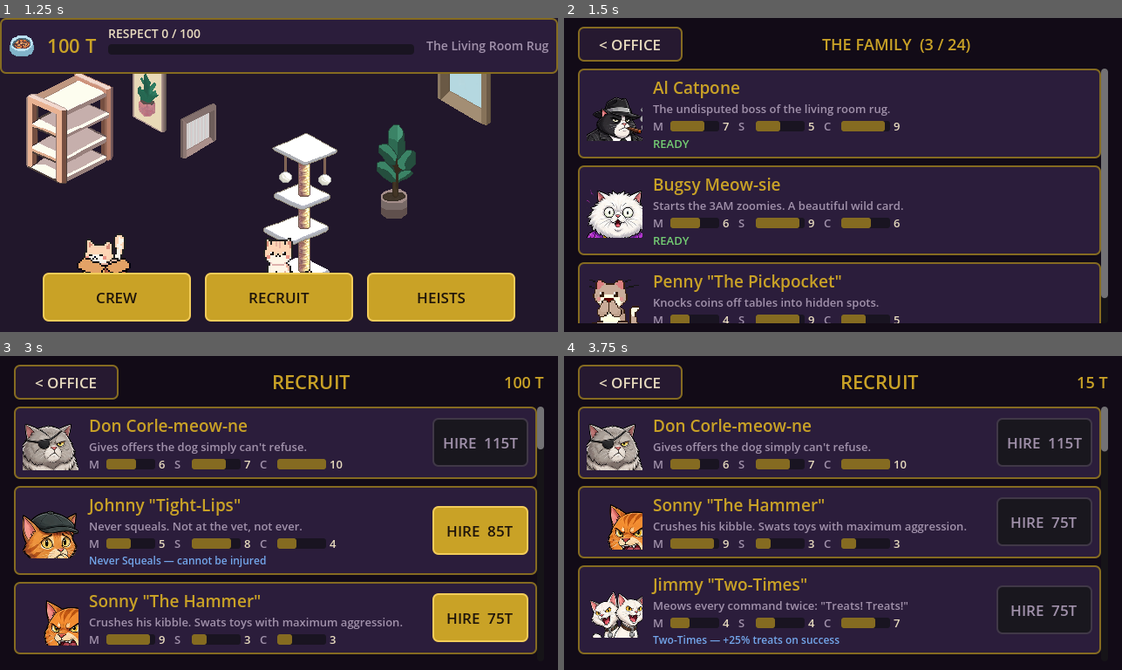
Above: before the commit, frames 1-4 (two rows, left to right).
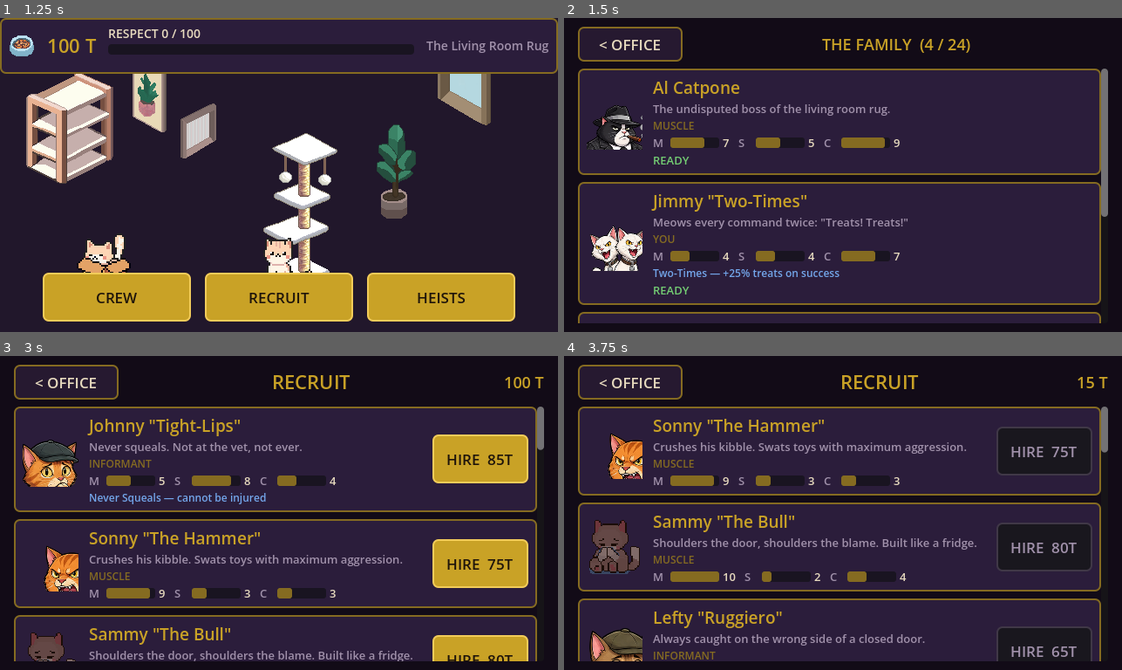
Above: after the commit, the same moments.

Repository: OuterHeavenX/TheCatfather
Game: Godot game, scene res://main.tscn
The game is run twice, just before and just after one commit, with the same random seed, the same clock (stepped at 60 frames per second) and the same inputs.
Inputs:
- Up to frame 1 (1.25 s): click "NEW GAME" at 0.5 s
- Up to frame 2 (1.5 s): click "CREW" at 1.25 s
- Up to frame 3 (3 s): click "< OFFICE" at 2 s; click "RECRUIT" at 2.75 s
- Up to frame 4 (3.75 s): click "HIRE 85T" at 3.5 s

Frame 1 is identical in both runs. In frame 2, 22% of the frame differs, in the area x 2-98%, y 6-98%; in frame 3, 35%, in the area x 2-98%, y 19-98%; in frame 4, 33%.

Commit message:
Reconcile roster with the Pawfellas concept doc
- Frankie is renamed to Frankie "The Lefty" and his flavour rewritten for
  the escape-specialist role. The id stays frankie_fastpaws: saves key the
  cats dictionary by id, so renaming it would strand every existing save.
- Adds Sammy "The Bull", named in the doc as muscle but absent from the
  roster. No art exists for him, so he uses a ToffeeCraft face like the
  other eleven unillustrated cats.
- Adds "role" and "recruitable" to every entry, mirroring the doc's own
  grouping: two bosses, four muscle, three specialists, four informants,
  and Jimmy "Two-Times" as the player. The remaining eleven stay generic
  crew and show no role label.
- Bosses and the player are no longer hireable — recruitable_cats() skips
  them and hire_cat() refuses them. Don Corle-meow-ne and Carmela run the
  syndicates; you do not recruit your own boss or yourself.
- Jimmy joins STARTER_CREW, and load_game() force-hires the player cat so a
  save made before this change cannot strand him: unhired and unhireable.
- Crew and recruit rows show the role beneath the name.

Cats already hired in an existing save keep their place, bosses included —
taking back a cat the player paid treats for would be worse than the
inconsistency.

Co-Authored-By: Claude Opus 5 <noreply@anthropic.com>
Claude-Session: https://claude.ai/code/session_01PE91JkUecvAiFyN7ACHevc

Diff:
--- a/src/autoload/game_man.gd
+++ b/src/autoload/game_man.gd
@@ -7,7 +7,7 @@
 const SAVE_PATH := "user://catfather_save.cfg"
 const WOUND_REST_SECONDS := 90.0
 
-const STARTER_CREW := ["al_catpone", "bugsy_meowsie", "penny_pickpocket"]
+const STARTER_CREW := ["jimmy_twotimes", "al_catpone", "bugsy_meowsie", "penny_pickpocket"]
 
 var treats: int = 100
 var respect: int = 0
@@ -88,6 +88,8 @@
 		var cid := String(c["id"])
 		if not cats.has(cid):
 			cats[cid] = {"hired": false, "state": "ready", "wounded_until": 0.0, "heist_id": ""}
+	for pid in GameData.player_cat_ids():
+		cats[pid]["hired"] = true
 	state_changed.emit()
 	return true
 
@@ -126,6 +128,8 @@
 	var out: Array = []
 	for c in GameData.cats():
 		var cid := String(c["id"])
+		if not GameData.is_recruitable(cid):
+			continue
 		if not bool(cats[cid]["hired"]):
 			out.append(cid)
 	return out
@@ -133,6 +137,8 @@
 
 func hire_cat(cat_id: String) -> bool:
 	if not cats.has(cat_id):
+		return false
+	if not GameData.is_recruitable(cat_id):
 		return false
 	if bool(cats[cat_id]["hired"]):
 		return false
--- a/src/data/game_data.gd
+++ b/src/data/game_data.gd
@@ -18,6 +18,15 @@
 	"velvet_touch": "Velvet Touch — +25% treats on charm jobs",
 }
 
+const ROLE_LABELS = {
+	"boss": "BOSS — not for hire",
+	"player": "YOU",
+	"muscle": "MUSCLE",
+	"specialist": "SPECIALIST",
+	"informant": "INFORMANT",
+	"crew": "",
+}
+
 const STAT_LABELS = {
 	"sneak": "SNEAK",
 	"muscle": "MUSCLE",
@@ -29,30 +38,31 @@
 
 static func cats() -> Array:
 	return [
-		{"id": "al_catpone", "name": "Al Catpone", "flavor": "The undisputed boss of the living room rug.", "muscle": 7, "sneak": 5, "charm": 9, "portrait": "mob/head/al_catpone", "tint": TINT_WHITE, "trait": ""},
-		{"id": "don_corlemeowne", "name": "Don Corle-meow-ne", "flavor": "Gives offers the dog simply can't refuse.", "muscle": 6, "sneak": 7, "charm": 10, "portrait": "mob/head/don_corlemeowne", "tint": TINT_WHITE, "trait": ""},
-		{"id": "johnny_tightlips", "name": "Johnny \"Tight-Lips\"", "flavor": "Never squeals. Not at the vet, not ever.", "muscle": 5, "sneak": 8, "charm": 4, "portrait": "mob/head/johnny_tightlips", "tint": TINT_WHITE, "trait": "never_injured"},
-		{"id": "sonny_hammer", "name": "Sonny \"The Hammer\"", "flavor": "Crushes his kibble. Swats toys with maximum aggression.", "muscle": 9, "sneak": 3, "charm": 3, "portrait": "mob/head/sonny_hammer", "tint": TINT_WHITE, "trait": ""},
-		{"id": "jimmy_twotimes", "name": "Jimmy \"Two-Times\"", "flavor": "Meows every command twice: \"Treats! Treats!\"", "muscle": 4, "sneak": 4, "charm": 7, "portrait": "mob/head/jimmy_twotimes", "tint": TINT_WHITE, "trait": "double_treats"},
-		{"id": "lefty_ruggiero", "name": "Lefty \"Ruggiero\"", "flavor": "Always caught on the wrong side of a closed door.", "muscle": 5, "sneak": 3, "charm": 5, "portrait": "mob/head/lefty_ruggiero", "tint": TINT_WHITE, "trait": "unlucky"},
-		{"id": "lucky_clawciano", "name": "Lucky Claw-ciano", "flavor": "Somehow always lands on his feet after a bad jump.", "muscle": 5, "sneak": 6, "charm": 6, "portrait": "mob/head/lucky_clawciano", "tint": TINT_WHITE, "trait": "lucky"},
-		{"id": "frankie_fastpaws", "name": "Frankie \"Fast-Paws\"", "flavor": "Batters toy mice faster than the eye can see.", "muscle": 7, "sneak": 8, "charm": 4, "portrait": "mob/head/frankie_fastpaws", "tint": TINT_WHITE, "trait": ""},
-		{"id": "vinnie_hook", "name": "Vinnie \"The Hook\"", "flavor": "Belly-rub him past three seconds and find out.", "muscle": 8, "sneak": 5, "charm": 3, "portrait": "mob/head/vinnie_hook", "tint": TINT_WHITE, "trait": ""},
-		{"id": "bugsy_meowsie", "name": "Bugsy Meow-sie", "flavor": "Starts the 3AM zoomies. A beautiful wild card.", "muscle": 6, "sneak": 9, "charm": 6, "portrait": "mob/head/bugsy_meowsie", "tint": TINT_WHITE, "trait": ""},
-		{"id": "nicky_squeaker", "name": "Nicky \"The Squeaker\"", "flavor": "Looks tough. Speaks only in tiny meows.", "muscle": 2, "sneak": 5, "charm": 8, "portrait": "mob/head/nicky_squeaker", "tint": TINT_WHITE, "trait": ""},
-		{"id": "mobby_weasel", "name": "Mobby \"The Weasel\" DeNiro", "flavor": "Into the pantry and out again. Never seen.", "muscle": 3, "sneak": 9, "charm": 6, "portrait": "mob/head/mobby_weasel", "tint": TINT_WHITE, "trait": ""},
-		{"id": "carmela", "name": "Carmela", "flavor": "The real boss. Runs everything behind the scenes.", "muscle": 6, "sneak": 7, "charm": 9, "portrait": "sit_01", "tint": TINT_CREAM, "trait": ""},
-		{"id": "bella_blade", "name": "Bella \"The Blade\"", "flavor": "Small, sleek, shockingly sharp claws.", "muscle": 8, "sneak": 8, "charm": 5, "portrait": "sit_04", "tint": TINT_SILVER, "trait": ""},
-		{"id": "ma_barker", "name": "Ma Barker", "flavor": "One glance keeps every pet in line.", "muscle": 7, "sneak": 4, "charm": 8, "portrait": "sit_03", "tint": TINT_WHITE, "trait": ""},
-		{"id": "bonnie_parker", "name": "Bonnie Parker", "flavor": "Your hair ties? Gone. Your socks? Gone.", "muscle": 4, "sneak": 9, "charm": 6, "portrait": "sit_happy_02", "tint": TINT_GINGER, "trait": ""},
-		{"id": "griselda_widow", "name": "Griselda \"The Black Widow\"", "flavor": "Rules the high back of the couch like a throne.", "muscle": 7, "sneak": 6, "charm": 8, "portrait": "sit_01", "tint": TINT_DARK, "trait": ""},
-		{"id": "vikki_velvet", "name": "Vikki \"The Velvet Touch\"", "flavor": "Aggressive purring extorts extra wet food.", "muscle": 3, "sneak": 6, "charm": 9, "portrait": "sit_happy_01", "tint": TINT_CREAM, "trait": "velvet_touch"},
-		{"id": "connie_don", "name": "Connie \"The Don\"", "flavor": "Quiet, scheming, enforces lap-nap privileges.", "muscle": 6, "sneak": 8, "charm": 7, "portrait": "sit_03", "tint": TINT_DARK, "trait": ""},
-		{"id": "rosie_red", "name": "Rosie \"The Red\"", "flavor": "Fierce ginger. Takes zero nonsense from the dog.", "muscle": 8, "sneak": 5, "charm": 6, "portrait": "sit_02", "tint": TINT_GINGER, "trait": "dog_bonus"},
-		{"id": "penny_pickpocket", "name": "Penny \"The Pickpocket\"", "flavor": "Knocks coins off tables into hidden spots.", "muscle": 4, "sneak": 9, "charm": 5, "portrait": "sit_happy_02", "tint": TINT_WHITE, "trait": ""},
-		{"id": "lucia_scarfo", "name": "Lady \"Lucia\" Scarfo", "flavor": "Sweet outside. Ruthless enforcer inside.", "muscle": 8, "sneak": 6, "charm": 7, "portrait": "sit_04", "tint": TINT_CREAM, "trait": ""},
-		{"id": "trixie_twotoes", "name": "Trixie \"Two-Toes\"", "flavor": "Polydactyl queen of the neighborhood block.", "muscle": 6, "sneak": 7, "charm": 8, "portrait": "sit_01", "tint": TINT_SILVER, "trait": ""},
-		{"id": "sophia_squeeze", "name": "Sophia \"The Squeeze\"", "flavor": "Demands hugs, strictly on her terms.", "muscle": 5, "sneak": 5, "charm": 9, "portrait": "sit_happy_01", "tint": TINT_GINGER, "trait": ""},
+		{"id": "al_catpone", "name": "Al Catpone", "flavor": "The undisputed boss of the living room rug.", "muscle": 7, "sneak": 5, "charm": 9, "portrait": "mob/head/al_catpone", "tint": TINT_WHITE, "trait": "", "role": "muscle", "recruitable": true},
+		{"id": "don_corlemeowne", "name": "Don Corle-meow-ne", "flavor": "Gives offers the dog simply can't refuse.", "muscle": 6, "sneak": 7, "charm": 10, "portrait": "mob/head/don_corlemeowne", "tint": TINT_WHITE, "trait": "", "role": "boss", "recruitable": false},
+		{"id": "johnny_tightlips", "name": "Johnny \"Tight-Lips\"", "flavor": "Never squeals. Not at the vet, not ever.", "muscle": 5, "sneak": 8, "charm": 4, "portrait": "mob/head/johnny_tightlips", "tint": TINT_WHITE, "trait": "never_injured", "role": "informant", "recruitable": true},
+		{"id": "sonny_hammer", "name": "Sonny \"The Hammer\"", "flavor": "Crushes his kibble. Swats toys with maximum aggression.", "muscle": 9, "sneak": 3, "charm": 3, "portrait": "mob/head/sonny_hammer", "tint": TINT_WHITE, "trait": "", "role": "muscle", "recruitable": true},
+		{"id": "sammy_bull", "name": "Sammy \"The Bull\"", "flavor": "Shoulders the door, shoulders the blame. Built like a fridge.", "muscle": 10, "sneak": 2, "charm": 4, "portrait": "sit_02", "tint": TINT_DARK, "trait": "", "role": "muscle", "recruitable": true},
+		{"id": "jimmy_twotimes", "name": "Jimmy \"Two-Times\"", "flavor": "Meows every command twice: \"Treats! Treats!\"", "muscle": 4, "sneak": 4, "charm": 7, "portrait": "mob/head/jimmy_twotimes", "tint": TINT_WHITE, "trait": "double_treats", "role": "player", "recruitable": false},
+		{"id": "lefty_ruggiero", "name": "Lefty \"Ruggiero\"", "flavor": "Always caught on the wrong side of a closed door.", "muscle": 5, "sneak": 3, "charm": 5, "portrait": "mob/head/lefty_ruggiero", "tint": TINT_WHITE, "trait": "unlucky", "role": "informant", "recruitable": true},
+		{"id": "lucky_clawciano", "name": "Lucky Claw-ciano", "flavor": "Somehow always lands on his feet after a bad jump.", "muscle": 5, "sneak": 6, "charm": 6, "portrait": "mob/head/lucky_clawciano", "tint": TINT_WHITE, "trait": "lucky", "role": "specialist", "recruitable": true},
+		{"id": "frankie_fastpaws", "name": "Frankie \"The Lefty\"", "flavor": "Lightning-fast on the escape. Gone before the lock clicks.", "muscle": 7, "sneak": 8, "charm": 4, "portrait": "mob/head/frankie_fastpaws", "tint": TINT_WHITE, "trait": "", "role": "specialist", "recruitable": true},
+		{"id": "vinnie_hook", "name": "Vinnie \"The Hook\"", "flavor": "Belly-rub him past three seconds and find out.", "muscle": 8, "sneak": 5, "charm": 3, "portrait": "mob/head/vinnie_hook", "tint": TINT_WHITE, "trait": "", "role": "muscle", "recruitable": true},
+		{"id": "bugsy_meowsie", "name": "Bugsy Meow-sie", "flavor": "Starts the 3AM zoomies. A beautiful wild card.", "muscle": 6, "sneak": 9, "charm": 6, "portrait": "mob/head/bugsy_meowsie", "tint": TINT_WHITE, "trait": "", "role": "informant", "recruitable": true},
+		{"id": "nicky_squeaker", "name": "Nicky \"The Squeaker\"", "flavor": "Looks tough. Speaks only in tiny meows.", "muscle": 2, "sneak": 5, "charm": 8, "portrait": "mob/head/nicky_squeaker", "tint": TINT_WHITE, "trait": "", "role": "informant", "recruitable": true},
+		{"id": "mobby_weasel", "name": "Mobby \"The Weasel\" DeNiro", "flavor": "Into the pantry and out again. Never seen.", "muscle": 3, "sneak": 9, "charm": 6, "portrait": "mob/head/mobby_weasel", "tint": TINT_WHITE, "trait": "", "role": "specialist", "recruitable": true},
+		{"id": "carmela", "name": "Carmela", "flavor": "The real boss. Runs everything behind the scenes.", "muscle": 6, "sneak": 7, "charm": 9, "portrait": "sit_01", "tint": TINT_CREAM, "trait": "", "role": "boss", "recruitable": false},
+		{"id": "bella_blade", "name": "Bella \"The Blade\"", "flavor": "Small, sleek, shockingly sharp claws.", "muscle": 8, "sneak": 8, "charm": 5, "portrait": "sit_04", "tint": TINT_SILVER, "trait": "", "role": "crew", "recruitable": true},
+		{"id": "ma_barker", "name": "Ma Barker", "flavor": "One glance keeps every pet in line.", "muscle": 7, "sneak": 4, "charm": 8, "portrait": "sit_03", "tint": TINT_WHITE, "trait": "", "role": "crew", "recruitable": true},
+		{"id": "bonnie_parker", "name": "Bonnie Parker", "flavor": "Your hair ties? Gone. Your socks? Gone.", "muscle": 4, "sneak": 9, "charm": 6, "portrait": "sit_happy_02", "tint": TINT_GINGER, "trait": "", "role": "crew", "recruitable": true},
+		{"id": "griselda_widow", "name": "Griselda \"The Black Widow\"", "flavor": "Rules the high back of the couch like a throne.", "muscle": 7, "sneak": 6, "charm": 8, "portrait": "sit_01", "tint": TINT_DARK, "trait": "", "role": "crew", "recruitable": true},
+		{"id": "vikki_velvet", "name": "Vikki \"The Velvet Touch\"", "flavor": "Aggressive purring extorts extra wet food.", "muscle": 3, "sneak": 6, "charm": 9, "portrait": "sit_happy_01", "tint": TINT_CREAM, "trait": "velvet_touch", "role": "crew", "recruitable": true},
+		{"id": "connie_don", "name": "Connie \"The Don\"", "flavor": "Quiet, scheming, enforces lap-nap privileges.", "muscle": 6, "sneak": 8, "charm": 7, "portrait": "sit_03", "tint": TINT_DARK, "trait": "", "role": "crew", "recruitable": true},
+		{"id": "rosie_red", "name": "Rosie \"The Red\"", "flavor": "Fierce ginger. Takes zero nonsense from the dog.", "muscle": 8, "sneak": 5, "charm": 6, "portrait": "sit_02", "tint": TINT_GINGER, "trait": "dog_bonus", "role": "crew", "recruitable": true},
+		{"id": "penny_pickpocket", "name": "Penny \"The Pickpocket\"", "flavor": "Knocks coins off tables into hidden spots.", "muscle": 4, "sneak": 9, "charm": 5, "portrait": "sit_happy_02", "tint": TINT_WHITE, "trait": "", "role": "crew", "recruitable": true},
+		{"id": "lucia_scarfo", "name": "Lady \"Lucia\" Scarfo", "flavor": "Sweet outside. Ruthless enforcer inside.", "muscle": 8, "sneak": 6, "charm": 7, "portrait": "sit_04", "tint": TINT_CREAM, "trait": "", "role": "crew", "recruitable": true},
+		{"id": "trixie_twotoes", "name": "Trixie \"Two-Toes\"", "flavor": "Polydactyl queen of the neighborhood block.", "muscle": 6, "sneak": 7, "charm": 8, "portrait": "sit_01", "tint": TINT_SILVER, "trait": "", "role": "crew", "recruitable": true},
+		{"id": "sophia_squeeze", "name": "Sophia \"The Squeeze\"", "flavor": "Demands hugs, strictly on her terms.", "muscle": 5, "sneak": 5, "charm": 9, "portrait": "sit_happy_01", "tint": TINT_GINGER, "trait": "", "role": "crew", "recruitable": true},
 	]
 
 
@@ -69,6 +79,25 @@
 		return 0
 	var total := int(d["muscle"]) + int(d["sneak"]) + int(d["charm"])
 	return clampi(total * 5, 40, 140)
+
+
+static func role_name(role_key: String) -> String:
+	return String(ROLE_LABELS.get(role_key, ""))
+
+
+static func is_recruitable(cat_id: String) -> bool:
+	var d := cat_by_id(cat_id)
+	if d.is_empty():
+		return false
+	return bool(d.get("recruitable", true))
+
+
+static func player_cat_ids() -> Array:
+	var out: Array = []
+	for c in cats():
+		if String(c.get("role", "")) == "player":
+			out.append(String(c["id"]))
+	return out
 
 
 static func trait_name(trait_key: String) -> String:
--- a/src/ui/crew_screen.gd
+++ b/src/ui/crew_screen.gd
@@ -78,6 +78,10 @@
 	fl.autowrap_mode = TextServer.AUTOWRAP_WORD_SMART
 	vb.add_child(fl)
 
+	var role_text := GameData.role_name(String(d.get("role", "")))
+	if role_text != "":
+		vb.add_child(UiKit.label(role_text, 12, UiKit.GOLD_DIM))
+
 	var stats := HBoxContainer.new()
 	stats.add_theme_constant_override("separation", 10)
 	vb.add_child(stats)
--- a/src/ui/recruit_screen.gd
+++ b/src/ui/recruit_screen.gd
@@ -80,6 +80,11 @@
 	fl.autowrap_mode = TextServer.AUTOWRAP_WORD_SMART
 	vb.add_child(fl)
 
+	var role_key := String(d.get("role", ""))
+	var role_text := GameData.role_name(role_key)
+	if role_text != "":
+		vb.add_child(UiKit.label(role_text, 12, UiKit.GOLD_DIM))
+
 	var stats := HBoxContainer.new()
 	stats.add_theme_constant_override("separation", 10)
 	vb.add_child(stats)
